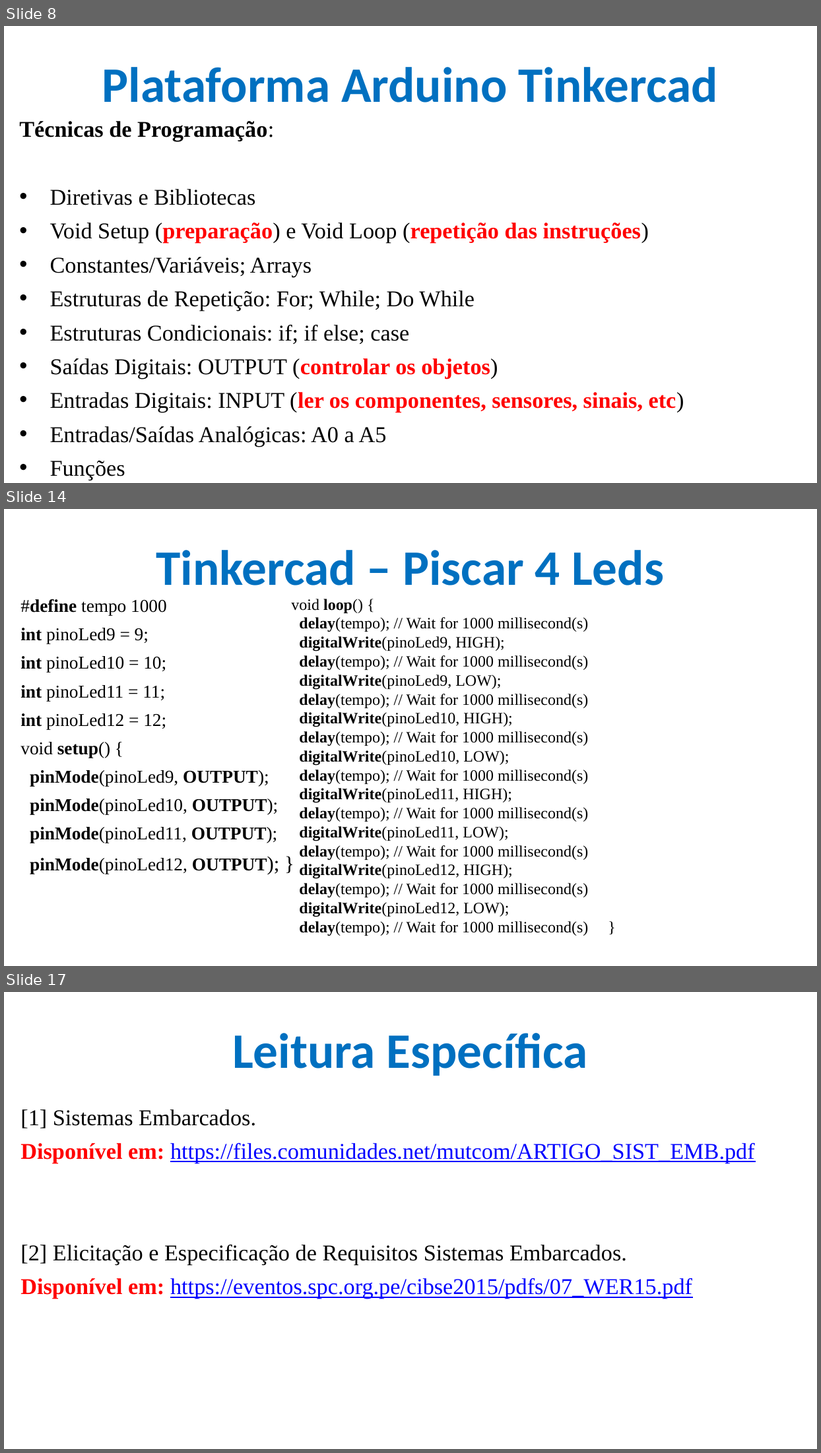
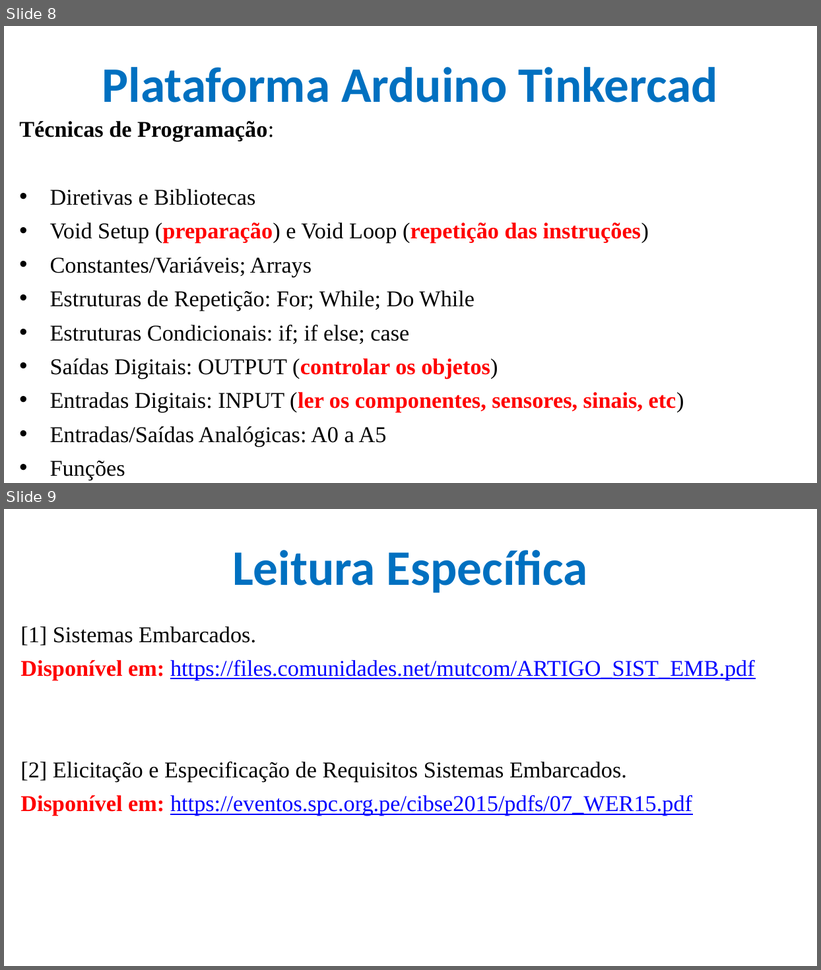
Before and after one commit to CloudEducationBrazil/WydenArea1ProgramacaoMicrocontroladores, a slide deck: 01 Classes/Aula 03 - Programação Microcontroladores - Arduino Tinkercad.pptx. Shown one above the other, each under a label of ours: slides 8, 14 and 17 before the commit, slides 8 and 9 after it; the slides between them are not shown. The pictures are 821x1453 and 821x970 pixels, drawn with LibreOffice and Linux fonts; fonts in the diff are those of the drawing; background and template pictures are left out. Boxes give left, top, right and bottom in pixels: in the first picture for what was removed or moved away, otherwise in the second. Text is boxed around its words. In the diff, an @@ line names an element or a change of style, - is before the commit and + after.

```diff
--- a/01 Classes/Aula 03 - Programação Microcontroladores - Arduino Tinkercad.pptx
+++ b/01 Classes/Aula 03 - Programação Microcontroladores - Arduino Tinkercad.pptx
@@ slide 14 removed at box(4, 509, 817, 966), background picture (left out) @@
@@ title removed at box(156, 550, 664, 586) @@
-Tinkercad – Piscar 4 Leds
@@ text removed at box(291, 599, 588, 936) @@
-void loop() {
-delay(tempo); // Wait for 1000 millisecond(s)
-digitalWrite(pinoLed9, HIGH);
-delay(tempo); // Wait for 1000 millisecond(s)
-digitalWrite(pinoLed9, LOW);
-delay(tempo); // Wait for 1000 millisecond(s)
-digitalWrite(pinoLed10, HIGH);
-delay(tempo); // Wait for 1000 millisecond(s)
-digitalWrite(pinoLed10, LOW);
-delay(tempo); // Wait for 1000 millisecond(s)
-digitalWrite(pinoLed11, HIGH);
-delay(tempo); // Wait for 1000 millisecond(s)
-digitalWrite(pinoLed11, LOW);
-delay(tempo); // Wait for 1000 millisecond(s)
-digitalWrite(pinoLed12, HIGH);
-delay(tempo); // Wait for 1000 millisecond(s)
-digitalWrite(pinoLed12, LOW);
-delay(tempo); // Wait for 1000 millisecond(s) }
@@ text removed at box(20, 628, 278, 874) @@
-#define tempo 1000
-int pinoLed9 = 9;
-int pinoLed10 = 10;
-int pinoLed11 = 11;
-int pinoLed12 = 12;
-void setup() {
-pinMode(pinoLed9, OUTPUT);
-pinMode(pinoLed10, OUTPUT);
-pinMode(pinoLed11, OUTPUT);
-pinMode(pinoLed12, OUTPUT); }
@@ what was slide 17 is now slide 9 @@
```
Also in this commit, not shown: 1 slide changed, 7 other slides removed, 1 other file.
